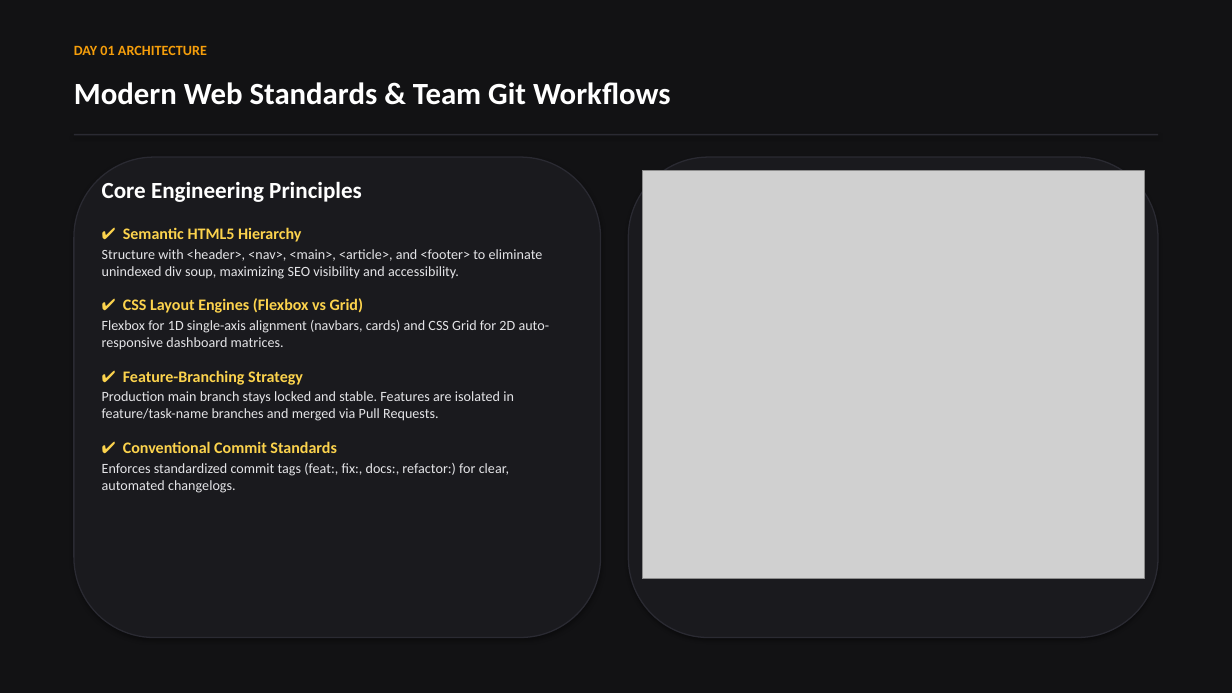
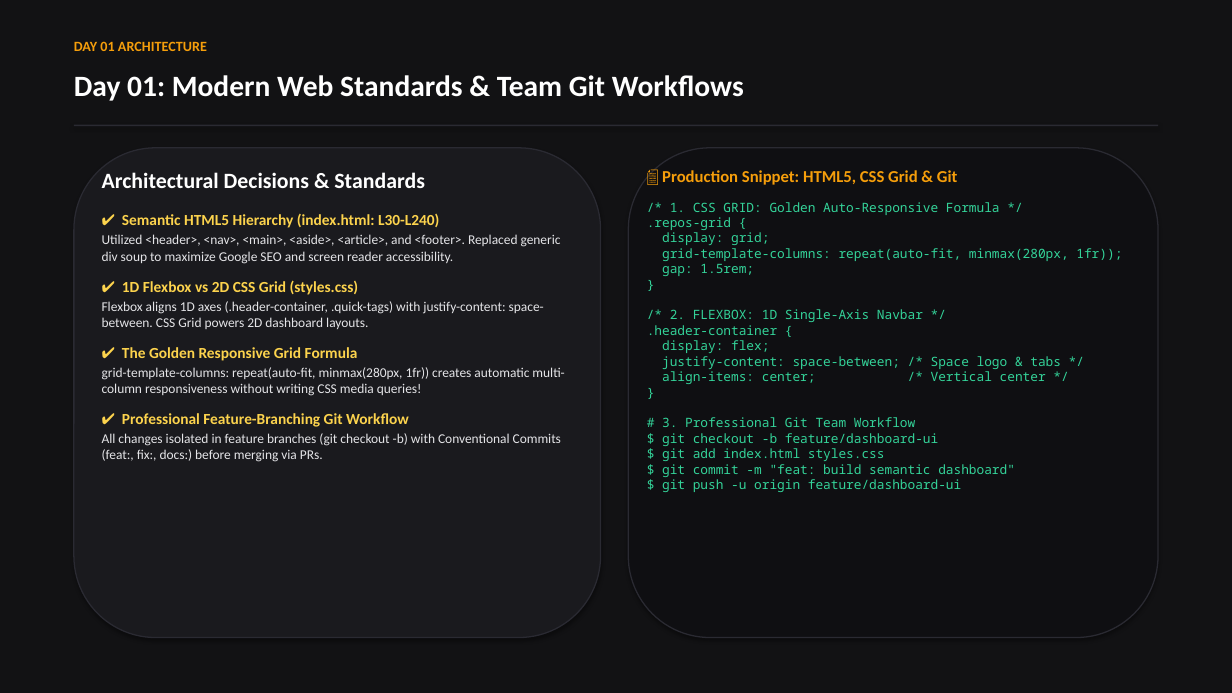
Before and after one commit to wasi-747/1-month-training-resources, a slide deck: slide 3 of Week_1_Presentation_Obsidian_Gold.pptx. Drawn at 1232x693 pixels with LibreOffice and Linux fonts; fonts in the diff are those of the drawing; grey boxes stand for pictures. Boxes give left, top, right and bottom in pixels: in the first picture for what was removed or moved away, otherwise in the second. Text is boxed around its words. In the diff, an @@ line names an element or a change of style, - is before the commit and + after.

Commit message:
feat: enhance Obsidian Gold PPTX with real code snippets, line numbers, and live demo cheat sheet

```diff
--- a/Week_1_Presentation_Obsidian_Gold.pptx
+++ b/Week_1_Presentation_Obsidian_Gold.pptx
@@ text "DAY 01 ARCHITECTURE": place and size @@
-text "DAY 01 ARCHITECTURE" at (74, 45, 207, 55)
+text "DAY 01 ARCHITECTURE" at (74, 41, 207, 51)
@@ text at (74, 75, 744, 101): text changed; size 24 to 23 pt @@
-Modern Web Standards & Team Git Workflows
+Day 01: Modern Web Standards & Team Git Workflows
@@ rounded rectangle: place and size @@
-rounded rectangle at (74, 157, 601, 638)
+rounded rectangle at (74, 148, 601, 638)
@@ rectangle: place and size @@
-rectangle at (74, 134, 1158, 135)
+rectangle at (74, 125, 1158, 126)
@@ rounded rectangle: place and size @@
-rounded rectangle at (628, 157, 1158, 638)
+rounded rectangle at (628, 148, 1158, 638)
@@ rounded rectangle at (628, 148, 1158, 638): fill #1A1A1E to #0F0F12 @@
@@ text at (102, 172, 564, 462): text changed; size 11 to 10.5 pt @@
-Core Engineering Principles
-✔ Semantic HTML5 Hierarchy
-Structure with <header>, <nav>, <main>, <article>, and <footer> to eliminate unindexed div soup, maximizing SEO visibility and accessibility.
-✔ CSS Layout Engines (Flexbox vs Grid)
-Flexbox for 1D single-axis alignment (navbars, cards) and CSS Grid for 2D auto-responsive dashboard matrices.
-✔ Feature-Branching Strategy
-Production main branch stays locked and stable. Features are isolated in feature/task-name branches and merged via Pull Requests.
-✔ Conventional Commit Standards
-Enforces standardized commit tags (feat:, fix:, docs:, refactor:) for clear, automated changelogs.
+Architectural Decisions & Standards
+✔ Semantic HTML5 Hierarchy (index.html: L30-L240)
+Utilized <header>, <nav>, <main>, <aside>, <article>, and <footer>. Replaced generic div soup to maximize Google SEO and screen reader accessibility.
+✔ 1D Flexbox vs 2D CSS Grid (styles.css)
+Flexbox aligns 1D axes (.header-container, .quick-tags) with justify-content: space-between. CSS Grid powers 2D dashboard layouts.
+✔ The Golden Responsive Grid Formula
+grid-template-columns: repeat(auto-fit, minmax(280px, 1fr)) creates automatic multi-column responsiveness without writing CSS media queries!
+✔ Professional Feature-Branching Git Workflow
+All changes isolated in feature branches (git checkout -b) with Conventional Commits (feat:, fix:, docs:) before merging via PRs.
@@ picture removed at (642, 171, 1144, 579) @@
@@ text added at (647, 170, 1122, 492), 10 pt, text #34D399 @@
+📄 Production Snippet: HTML5, CSS Grid & Git
+/* 1. CSS GRID: Golden Auto-Responsive Formula */
+.repos-grid {
+display: grid;
+grid-template-columns: repeat(auto-fit, minmax(280px, 1fr));
+gap: 1.5rem;
+}
+/* 2. FLEXBOX: 1D Single-Axis Navbar */
+.header-container {
+display: flex;
+justify-content: space-between; /* Space logo & tabs */
+align-items: center; /* Vertical center */
+}
+# 3. Professional Git Team Workflow
+$ git checkout -b feature/dashboard-ui
+$ git add index.html styles.css
+$ git commit -m "feat: build semantic dashboard"
+$ git push -u origin feature/dashboard-ui
```
Also in this commit, not shown: 5 other slides changed, 4 slides added, 3 slides removed, 1 other file.
